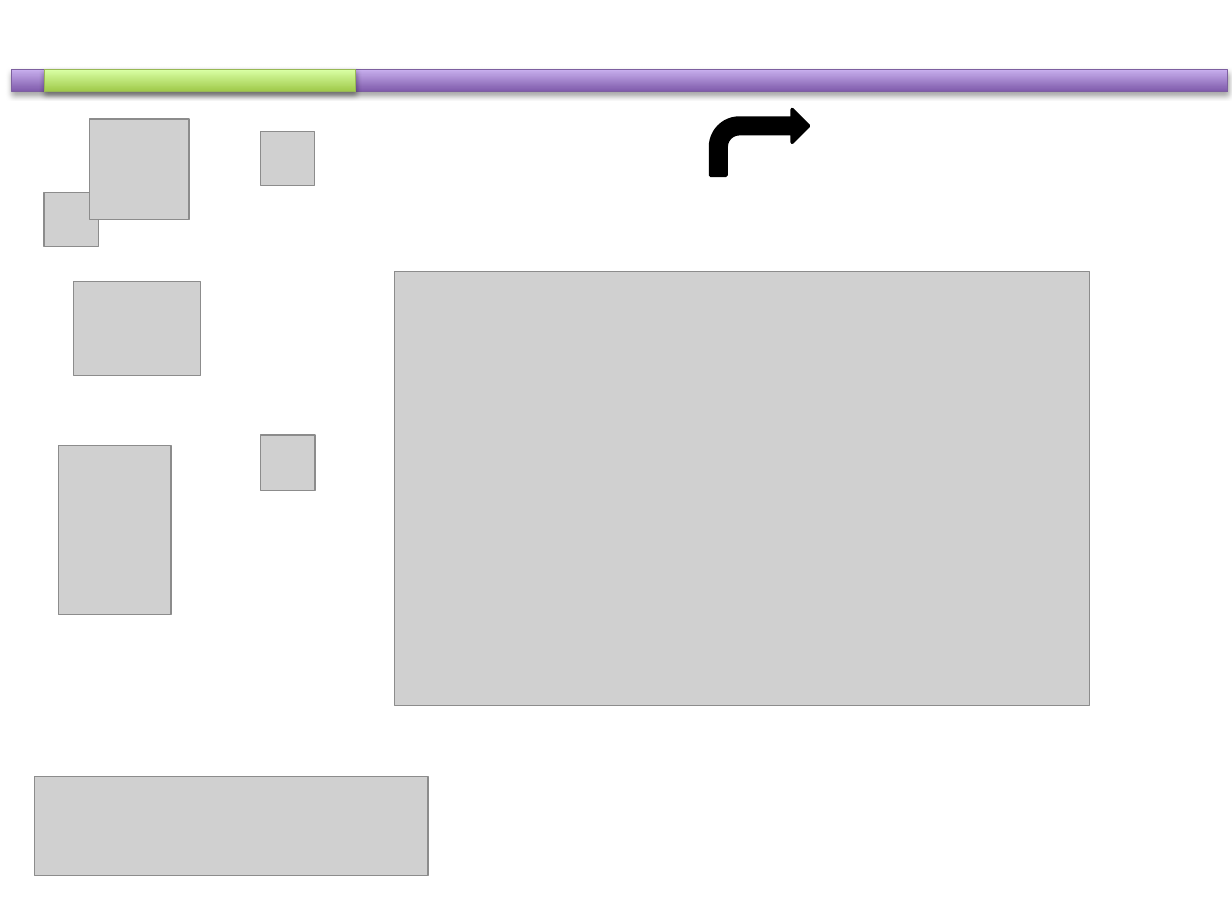
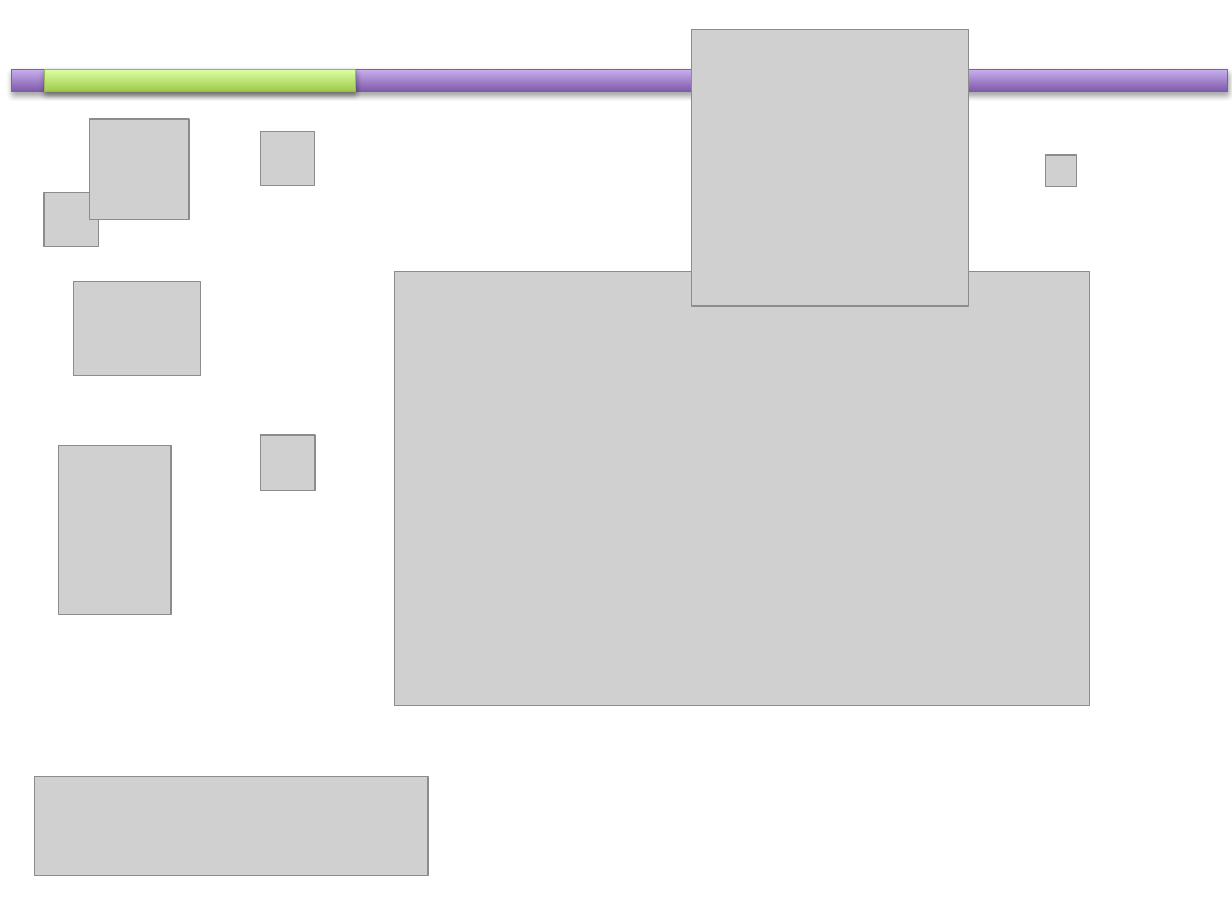
Before and after one commit to etayki/heyDude, a slide deck: slide 4 of GraphicDesign.pptx. Drawn at 1232x924 pixels with LibreOffice and Linux fonts; fonts in the diff are those of the drawing; grey boxes stand for pictures. Boxes give left, top, right and bottom in pixels: in the first picture for what was removed or moved away, otherwise in the second. Text is boxed around its words. In the diff, an @@ line names an element or a change of style, - is before the commit and + after.

```diff
--- a/GraphicDesign.pptx
+++ b/GraphicDesign.pptx
@@ picture added at [691,30,967,306] @@
@@ bent arrow removed at [711,110,809,175] @@
@@ picture added at [1045,155,1077,187] @@
```
Also in this commit, not shown: 1 other slide changed, 2 other files.
